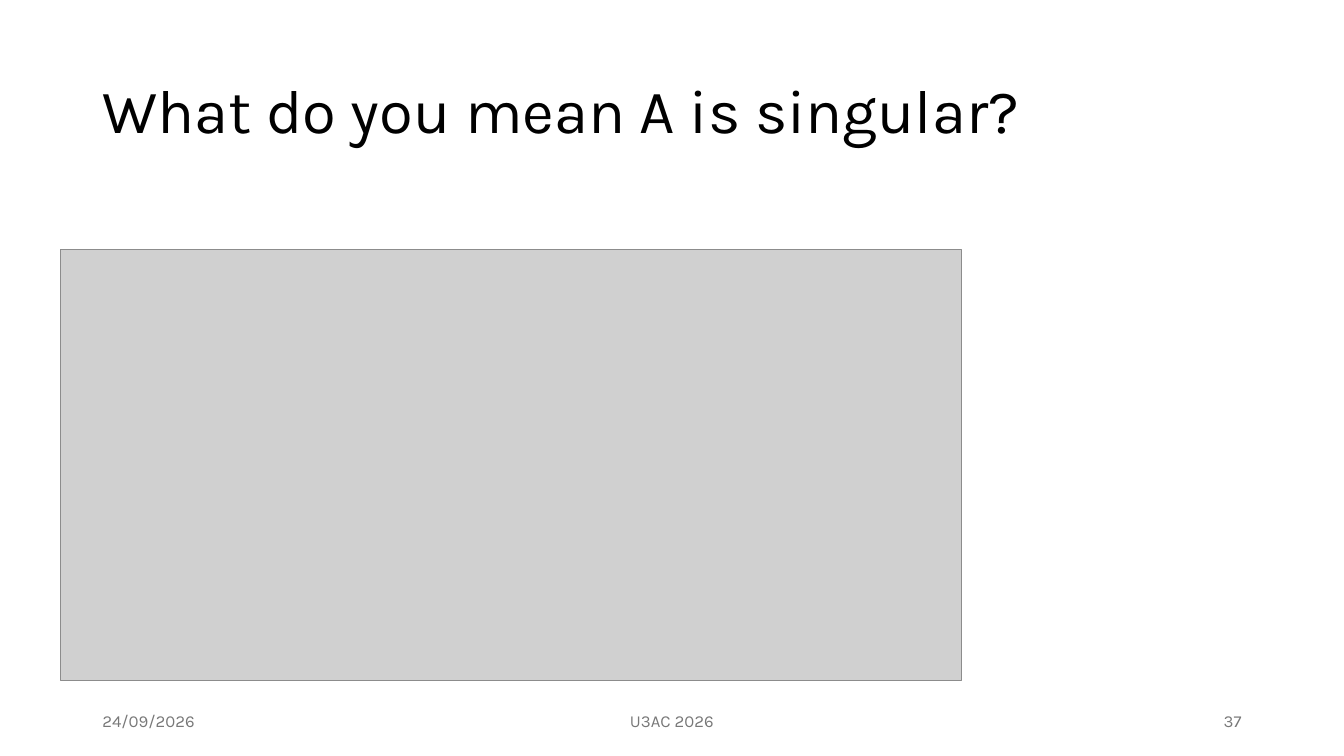
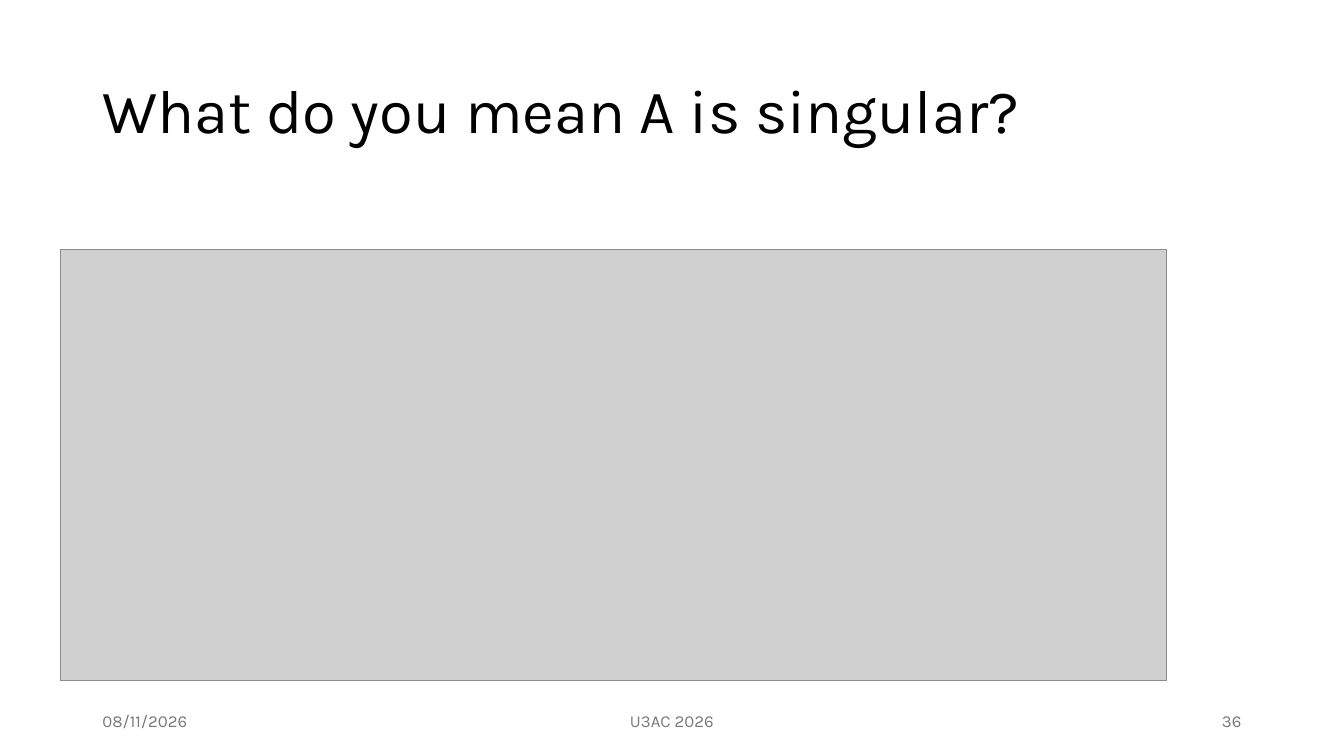
Before and after one commit to mm002a/U3AC, a slide deck: slide 36 of MTH04/U3AC.Lec2.pptx (slide 37 before the commit). Drawn at 1344x756 pixels with LibreOffice and Linux fonts; fonts in the diff are those of the drawing; grey boxes stand for pictures. Boxes give left, top, right and bottom in pixels: in the first picture for what was removed or moved away, otherwise in the second. Text is boxed around its words. In the diff, an @@ line names an element or a change of style, - is before the commit and + after.

```diff
--- a/MTH04/U3AC.Lec2.pptx
+++ b/MTH04/U3AC.Lec2.pptx
@@ picture: place and size @@
-picture at [60,250,962,681]
+picture at [60,250,1168,681]
@@ text at [102,715,187,728]: text changed @@
-24/09/2026
+08/11/2026
@@ page number at [1222,716,1241,727]: text changed @@
-37
+36
```
Also in this commit, not shown: 31 other slides changed, 7 slides added, 5 slides removed.
